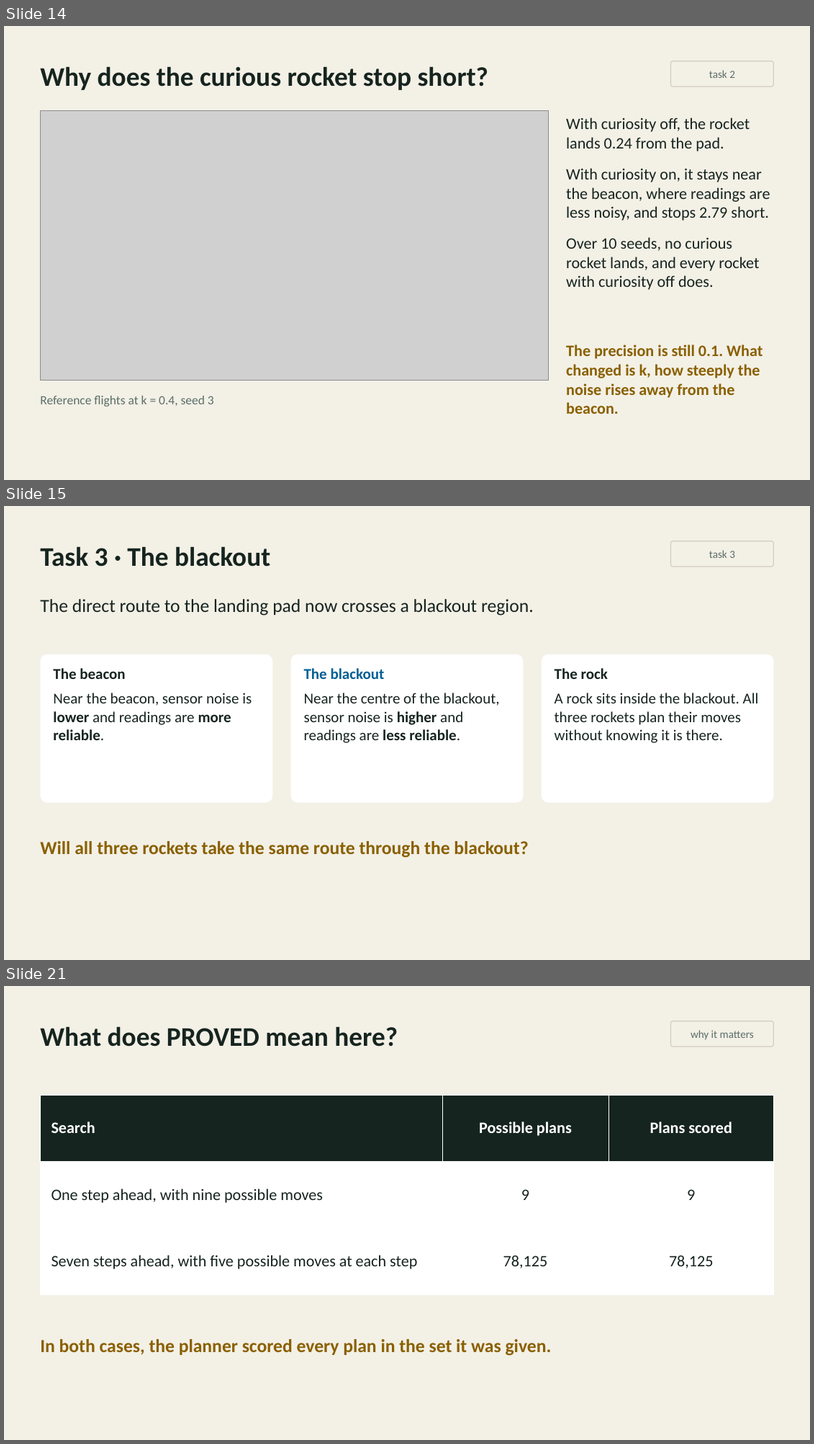
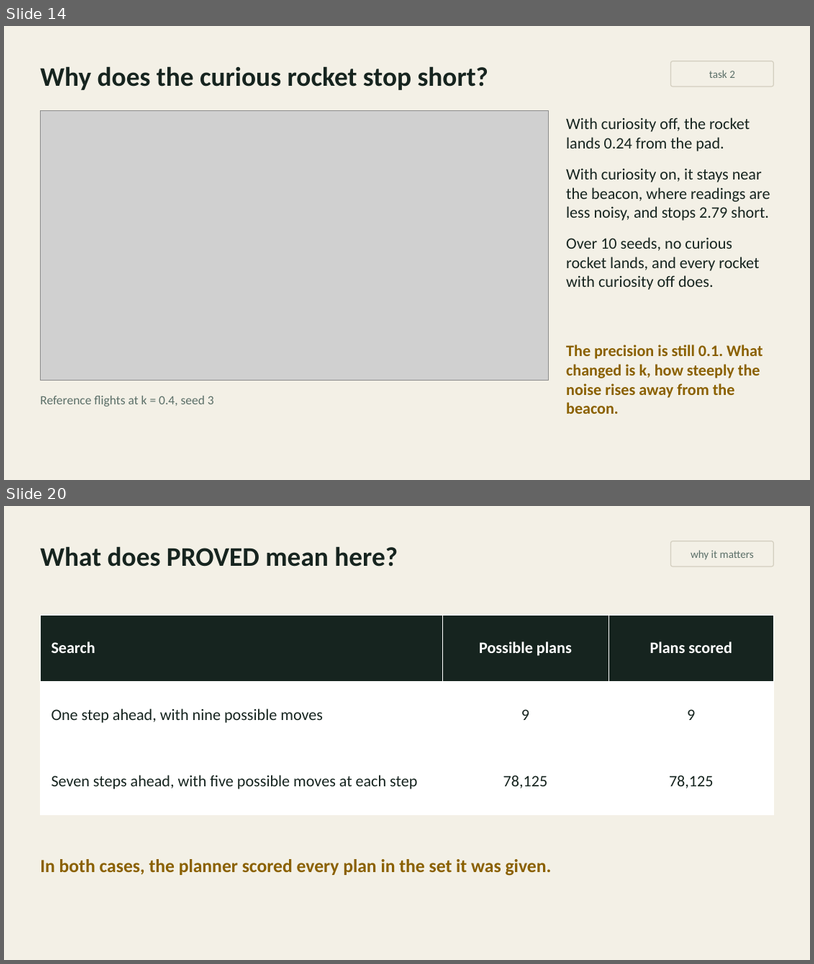
Before and after one commit to inferogenesis/cpomdp-workshop, a slide deck: deck/cpomdp_symposium_2026.pptx. Shown one above the other, each under a label of ours: slides 14, 15 and 21 before the commit, slides 14 and 20 after it; the slides between them are not shown. The pictures are 814x1444 and 814x964 pixels, drawn with LibreOffice and Linux fonts; fonts in the diff are those of the drawing; grey boxes stand for pictures. Boxes give left, top, right and bottom in pixels: in the first picture for what was removed or moved away, otherwise in the second. Text is boxed around its words. In the diff, an @@ line names an element or a change of style, - is before the commit and + after.

```diff
--- a/deck/cpomdp_symposium_2026.pptx
+++ b/deck/cpomdp_symposium_2026.pptx
@@ slide 15 removed at <box>4,506,810,960</box>, background #F3F0E6 @@
@@ text removed at <box>40,546,270,566</box> @@
-Task 3 · The blackout
@@ rounded rectangle removed at <box>671,541,774,566</box> @@
-task 3
@@ text removed at <box>40,599,534,615</box> @@
-The direct route to the landing pad now crosses a blackout region.
@@ rounded rectangle removed at <box>40,654,273,803</box> @@
-The beacon
-Near the beacon, sensor noise is lower and readings are more reliable.
@@ rounded rectangle removed at <box>291,654,523,803</box> @@
-The blackout
-Near the centre of the blackout, sensor noise is higher and readings are less reliable.
@@ rounded rectangle removed at <box>542,654,774,803</box> @@
-The rock
-A rock sits inside the blackout. All three rockets plan their moves without knowing it is there.
@@ text removed at <box>40,841,528,857</box> @@
-Will all three rockets take the same route through the blackout?
@@ what was slide 21 is now slide 20 @@
```
Also in this commit, not shown: 6 slides changed, 3 slides added, 3 other slides removed, 5 other files.
